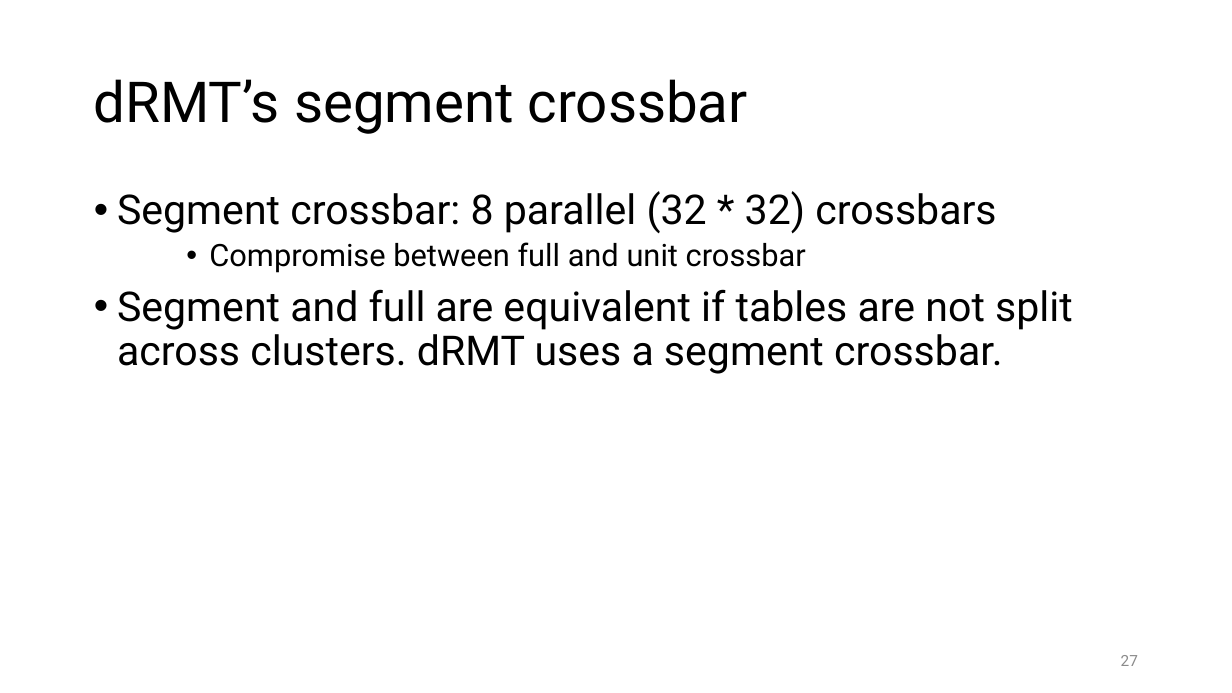
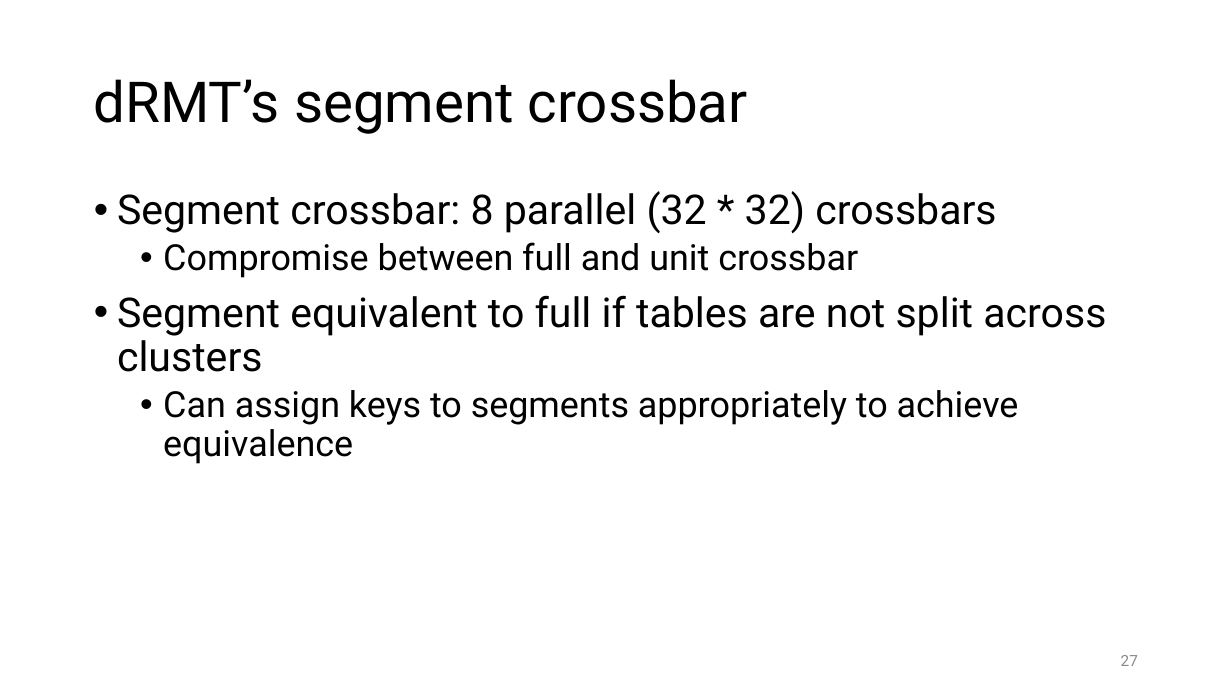
Before and after one commit to anirudhSK/drmt_talk, a slide deck: slide 27 of drmt_sigcomm.pptx. Drawn at 1232x693 pixels with LibreOffice and Linux fonts; fonts in the diff are those of the drawing. Boxes give left, top, right and bottom in pixels: in the first picture for what was removed or moved away, otherwise in the second. Text is boxed around its words. In the diff, an @@ line names an element or a change of style, - is before the commit and + after.

```diff
--- a/drmt_sigcomm.pptx
+++ b/drmt_sigcomm.pptx
@@ text at <box>163,242,858,278</box>: size 24 to 28 pt in "Compromise between full and unit crossbar"; list level 3 to 2 in "Compromise between full and unit ..." @@
@@ text at <box>117,295,1106,464</box>: text changed @@
-• Segment and full are equivalent if tables are not split across clusters. dRMT uses a segment crossbar.
+• Segment equivalent to full if tables are not split across clusters
+  • Can assign keys to segments appropriately to achieve equivalence
```
Also in this commit, not shown: 7 other slides changed.
